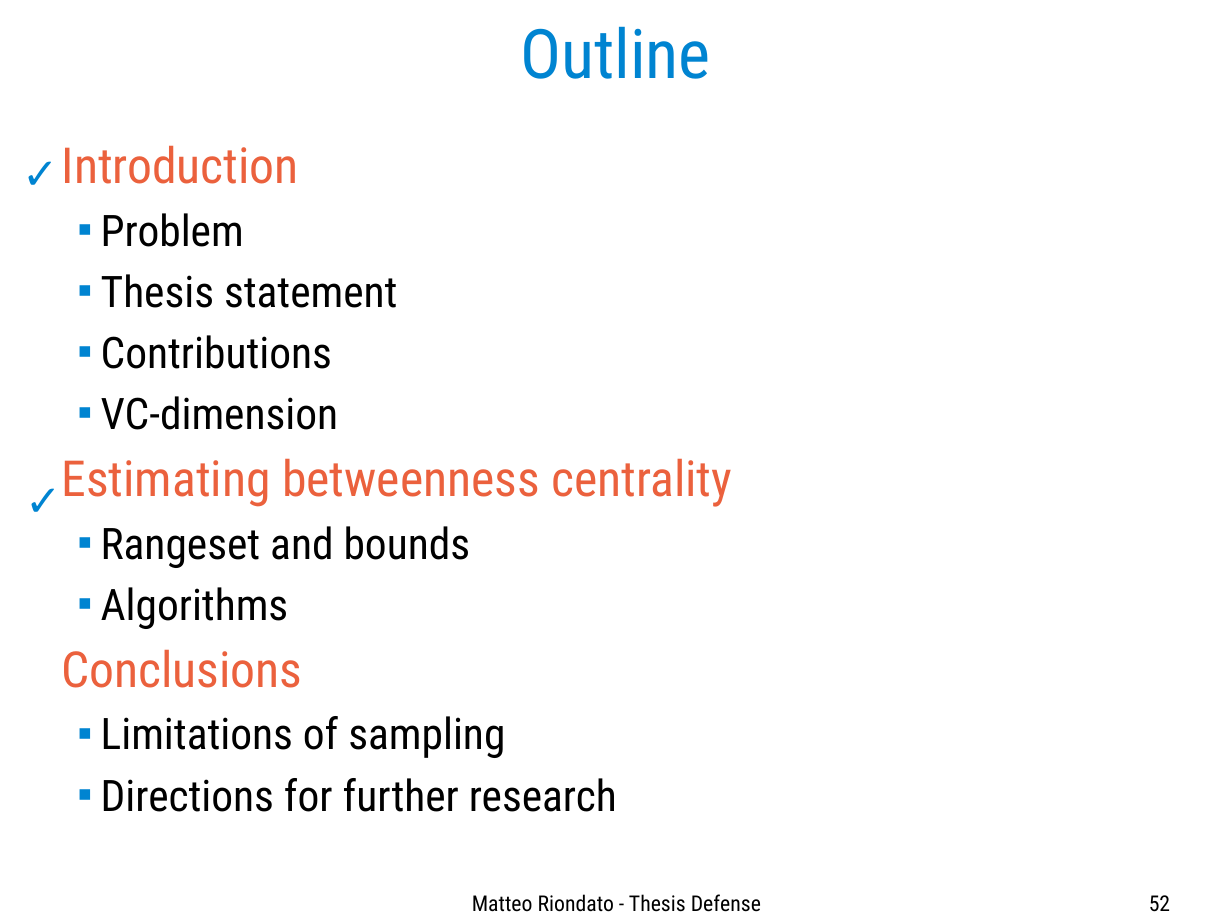
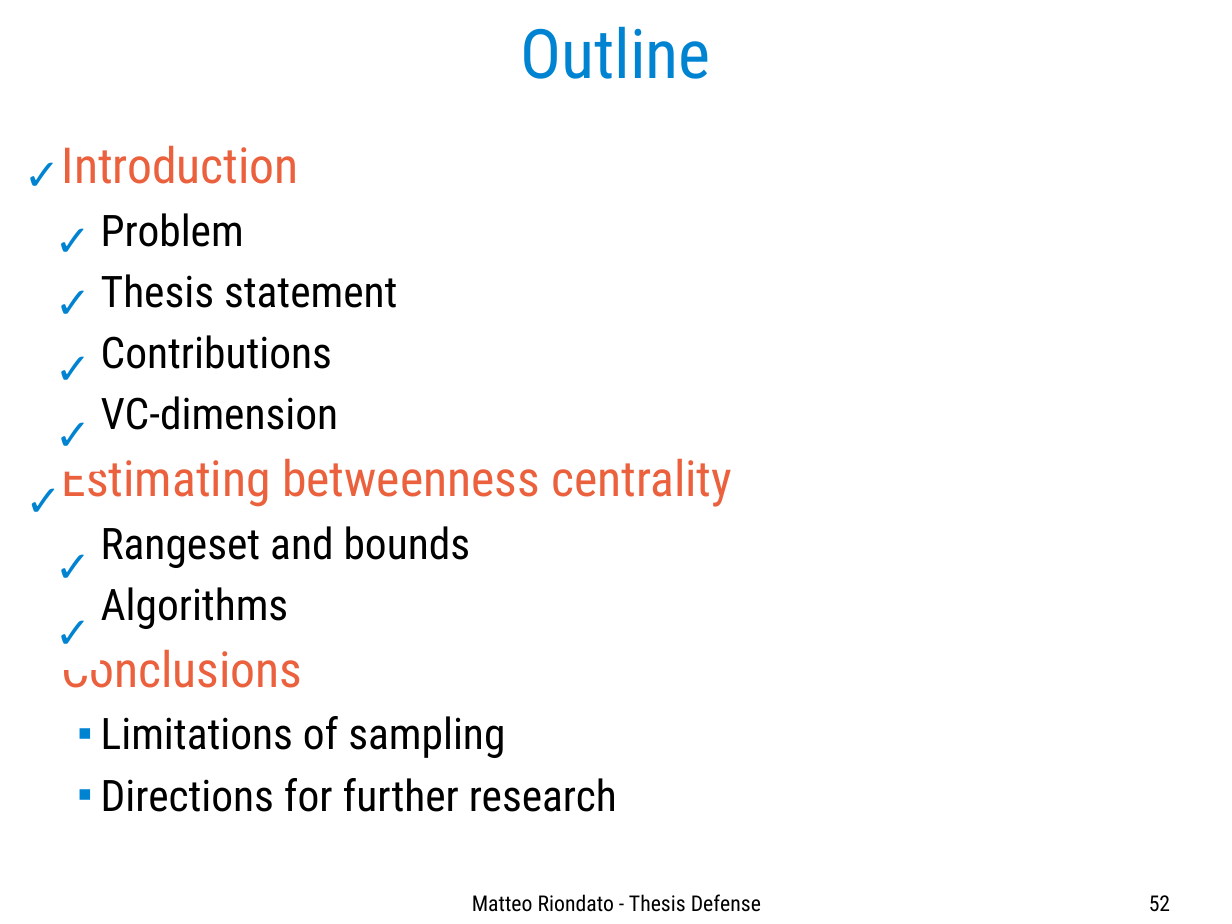
Before and after one commit to ZhizhongIsaacChen/dissertation, a slide deck: slide 52 of defense/Defense-talk.odp. Drawn at 1232x924 pixels with LibreOffice and Linux fonts; fonts in the diff are those of the drawing. Boxes give left, top, right and bottom in pixels: in the first picture for what was removed or moved away, otherwise in the second. Text is boxed around its words. In the diff, an @@ line names an element or a change of style, - is before the commit and + after.

```diff
--- a/defense/Defense-talk.odp
+++ b/defense/Defense-talk.odp
@@ text added at <box>44,208,99,278</box>, 28 pt, text #0084D1 @@
+✓
@@ text added at <box>44,269,99,340</box>, 28 pt, text #0084D1 @@
+✓
@@ text added at <box>44,335,99,406</box>, 28 pt, text #0084D1 @@
+✓
@@ text added at <box>44,401,99,472</box>, 28 pt, text #0084D1 @@
+✓
@@ text added at <box>44,534,99,605</box>, 28 pt, text #0084D1 @@
+✓
@@ text added at <box>44,600,99,671</box>, 28 pt, text #0084D1 @@
+✓
```
Also in this commit, not shown: 26 other slides changed.
